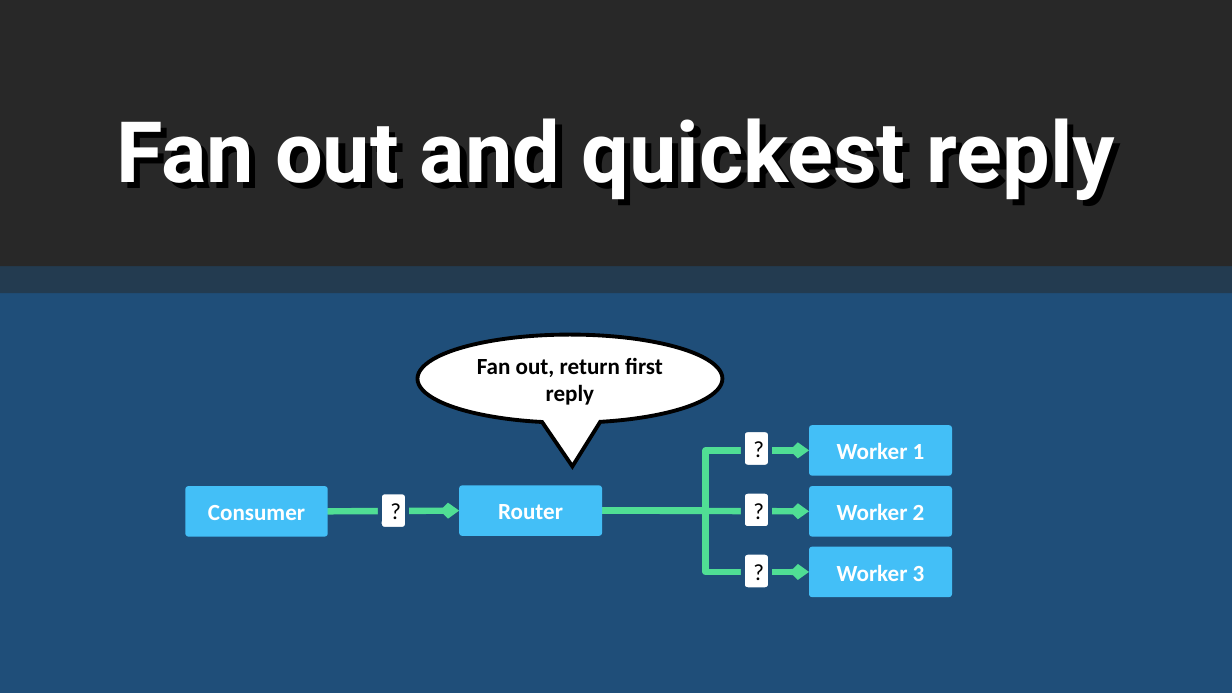
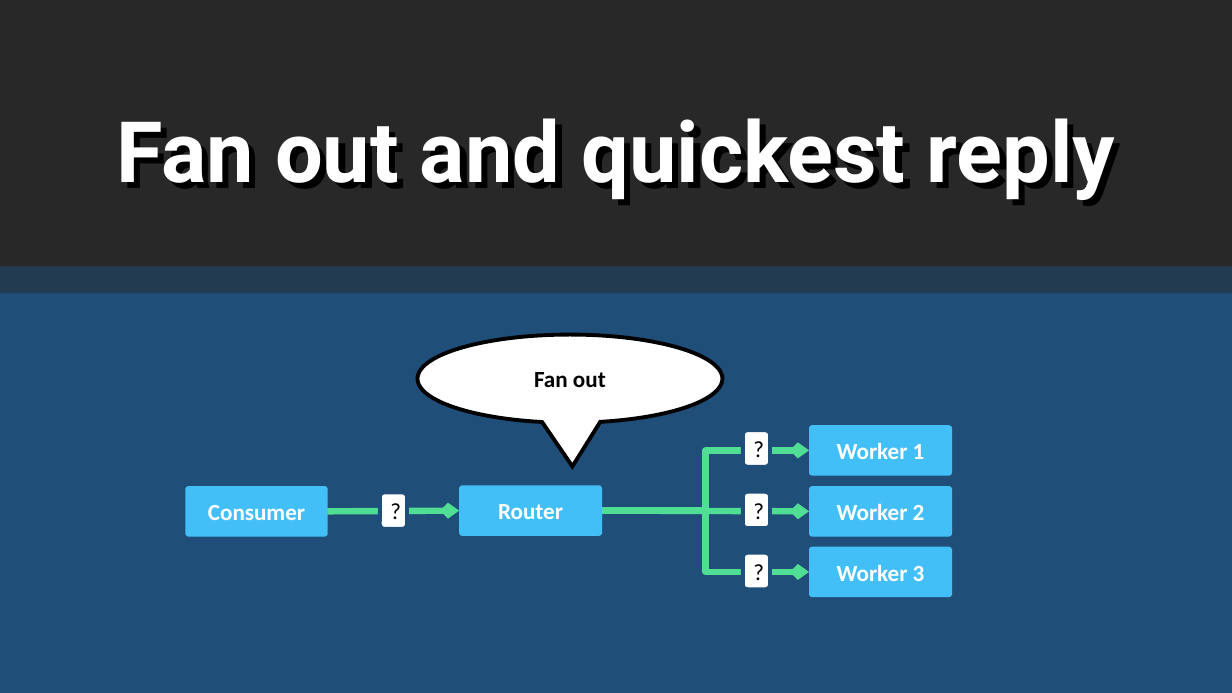
Before and after one commit to rogeralsing/Presentations, a slide deck: slide 23 of FailingGracefully/QConSP/failingactors.pptx (slide 24 before the commit). Drawn at 1232x693 pixels with LibreOffice and Linux fonts; fonts in the diff are those of the drawing. Boxes give left, top, right and bottom in pixels: in the first picture for what was removed or moved away, otherwise in the second. Text is boxed around its words. In the diff, an @@ line names an element or a change of style, - is before the commit and + after.

```diff
--- a/FailingGracefully/QConSP/failingactors.pptx
+++ b/FailingGracefully/QConSP/failingactors.pptx
@@ text in speech bubble at (x1=534, y1=372, x2=606, y2=387): text changed @@
-Fan out, return first reply
+Fan out
```
Also in this commit, not shown: 6 other slides changed, 5 slides added, 6 slides removed, 3 other files.
